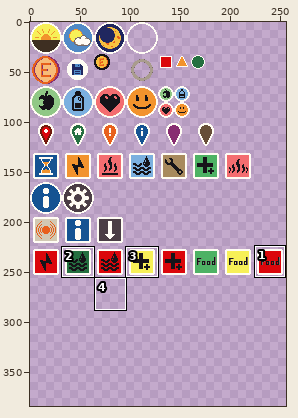
Pixel-art file, stored at godot/res/sprites/GUI/icons/icons.aseprite. The first picture is a wide view before the edit; the outline marks the close-up.
Close-up. First the earlier version:
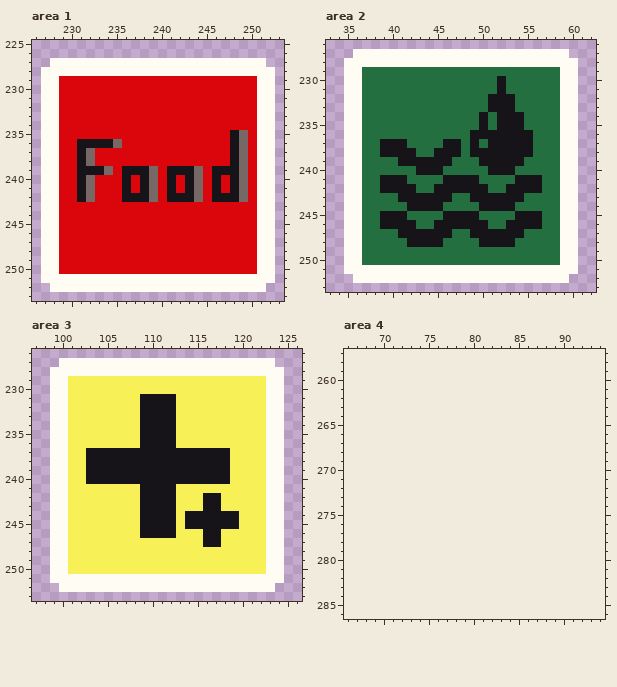
256x256 pixels, 1 frame. Shown: area 1: x 226..253, y 225..253; area 2: x 33..62, y 226..253; area 3: x 97..126, y 226..253; area 4: x 66..94, y 257..286. The old version is drawn lined up with the new one, on the new canvas. The commit also changed other parts of the picture, which this record leaves out.
New version:
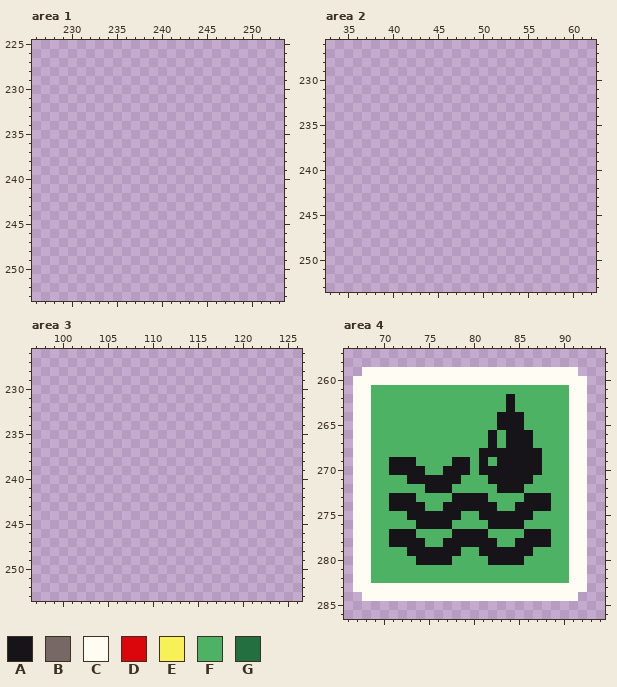
Palette (. is transparent): A #161419  B #776865  C #fffcf4  D #db060b  E #f7f057  F #4db264  G #246f40
The exact change:
canvas 256x256 -> 256x384
Changed rows in their new state; - is an unchanged pixel.
Area 1:
first column x 227:
227 -........................-
228 ..........................
229 ..........................
230 ..........................
231 ..........................
232 ..........................
233 ..........................
234 ..........................
235 ..........................
236 ..........................
237 ..........................
238 ..........................
239 ..........................
240 ..........................
241 ..........................
242 ..........................
243 ..........................
244 ..........................
245 ..........................
246 ..........................
247 ..........................
248 ..........................
249 ..........................
250 ..........................
251 ..........................
252 -........................-
Area 2:
first column x 35:
227 -........................-
228 ..........................
229 ..........................
230 ..........................
231 ..........................
232 ..........................
233 ..........................
234 ..........................
235 ..........................
236 ..........................
237 ..........................
238 ..........................
239 ..........................
240 ..........................
241 ..........................
242 ..........................
243 ..........................
244 ..........................
245 ..........................
246 ..........................
247 ..........................
248 ..........................
249 ..........................
250 ..........................
251 ..........................
252 -........................-
Area 3:
first column x 99:
227 -........................-
228 ..........................
229 ..........................
230 ..........................
231 ..........................
232 ..........................
233 ..........................
234 ..........................
235 ..........................
236 ..........................
237 ..........................
238 ..........................
239 ..........................
240 ..........................
241 ..........................
242 ..........................
243 ..........................
244 ..........................
245 ..........................
246 ..........................
247 ..........................
248 ..........................
249 ..........................
250 ..........................
251 ..........................
252 -........................-
Area 4:
first column x 67:
259 -CCCCCCCCCCCCCCCCCCCCCCCC-
260 CCCCCCCCCCCCCCCCCCCCCCCCCC
261 CCFFFFFFFFFFFFFFFFFFFFFFCC
262 CCFFFFFFFFFFFFFFFAFFFFFFCC
263 CCFFFFFFFFFFFFFFFAFFFFFFCC
264 CCFFFFFFFFFFFFFFAAAFFFFFCC
265 CCFFFFFFFFFFFFFFAAAFFFFFCC
266 CCFFFFFFFFFFFFFAFAAAFFFFCC
267 CCFFFFFFFFFFFFFAFAAAFFFFCC
268 CCFFFFFFFFFFFFAAAAAAAFFFCC
269 CCFFAAAFFFFAAFAFAAAAAFFFCC
270 CCFFAAAAFFAAAFAAAAAAAFFFCC
271 CCFFFFAAAAAAFFFAAAAAFFFFCC
272 CCFFFFFFAAAFFFFFAAAFFFFFCC
273 CCFFAAAFFFFAAAAFFFFAAAFFCC
274 CCFFAAAAFFAAAAAAFFAAAAFFCC
275 CCFFFFAAAAAAFFAAAAAAFFFFCC
276 CCFFFFFAAAAFFFFAAAAFFFFFCC
277 CCFFAAAFFFFAAAAFFFFAAAFFCC
278 CCFFAAAAFFAAAAAAFFAAAAFFCC
279 CCFFFFAAAAAAFFAAAAAAFFFFCC
280 CCFFFFFAAAAFFFFAAAAFFFFFCC
281 CCFFFFFFFFFFFFFFFFFFFFFFCC
282 CCFFFFFFFFFFFFFFFFFFFFFFCC
283 CCCCCCCCCCCCCCCCCCCCCCCCCC
284 -CCCCCCCCCCCCCCCCCCCCCCCC-
Boxes around the changes in both close-ups, in picture pixels (x1, y1, x2, y2):
erased: (41, 58, 275, 292)
erased: (344, 49, 578, 283)
erased: (50, 358, 284, 592)
added: (353, 367, 587, 601)
